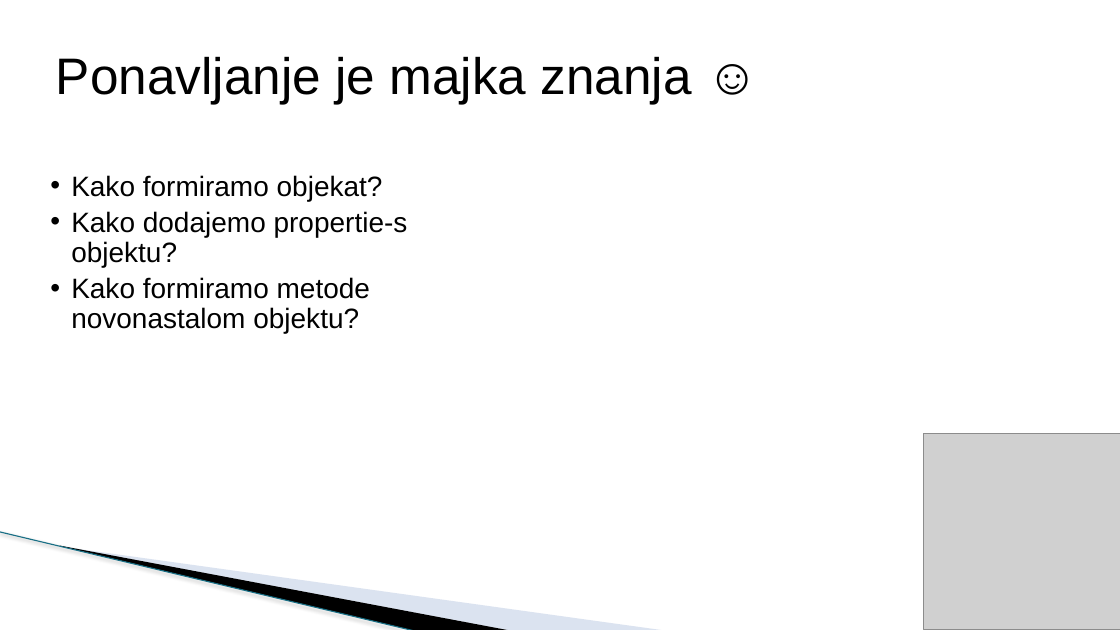
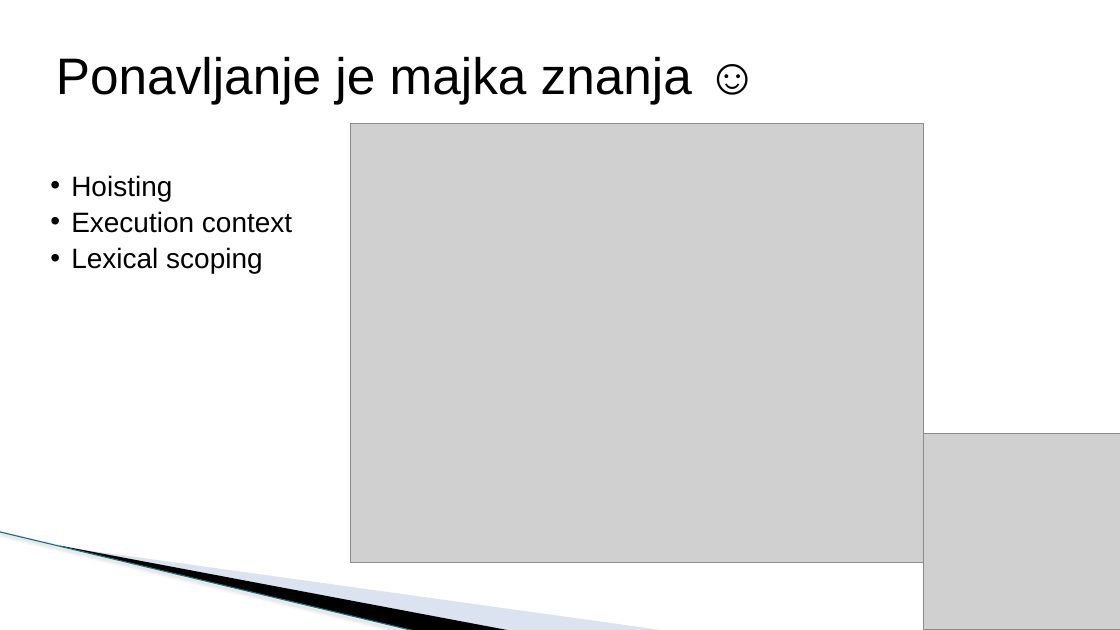
Before and after one commit to todalexcode/kurs-front-end, a slide deck: slide 3 of sesija-10/PPT/Front-End Developer-10.pptx. Drawn at 1120x630 pixels with LibreOffice and Linux fonts; fonts in the diff are those of the drawing; grey boxes stand for pictures; background and template pictures are left out. Boxes give left, top, right and bottom in pixels: in the first picture for what was removed or moved away, otherwise in the second. Text is boxed around its words. In the diff, an @@ line names an element or a change of style, - is before the commit and + after.

```diff
--- a/sesija-10/PPT/Front-End Developer-10.pptx
+++ b/sesija-10/PPT/Front-End Developer-10.pptx
@@ picture added at <box>351,124,924,562</box> @@
@@ text at <box>71,175,292,273</box>: text changed @@
-  • Kako formiramo objekat?
-  • Kako dodajemo propertie-s objektu?
-  • Kako formiramo metode novonastalom objektu?
+  • Hoisting
+  • Execution context
+  • Lexical scoping
```
Also in this commit, not shown: 3 other slides changed, 8 slides added, 13 slides removed, 13 other files.
